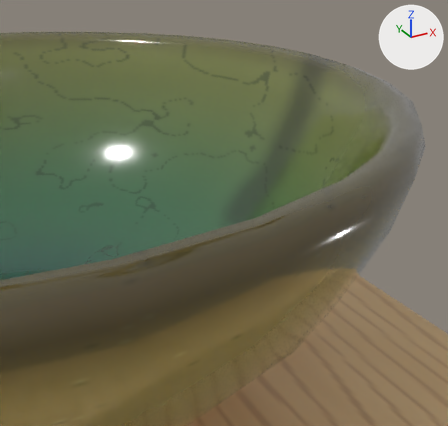
A saved change to the Blender file blender/washstand.blend.
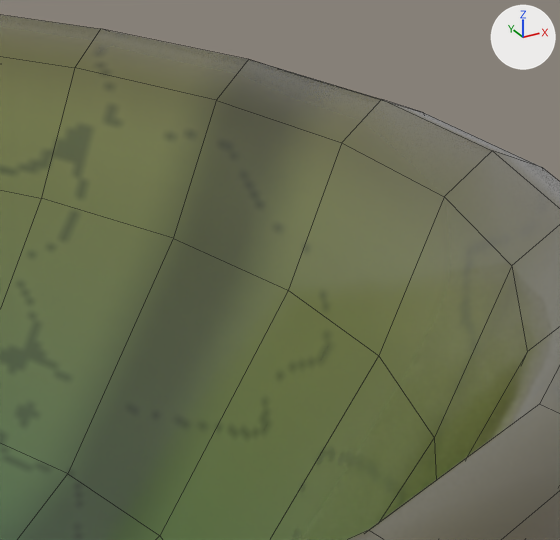
Each version is shown from a 50 mm lens placed at (-0.2405, -0.2583, 0.9504), pointed at (-0.1, -0.003, 0.8227), then close up on the part from 55% to 88% of the width and 9% to 43% of the height. Every picture has the same lights, and +X, +Y and +Z are marked at upper right. The older version's two pictures come first. The close-ups show mesh edges as thin lines.

The first close-up shows 'WashBowl'.
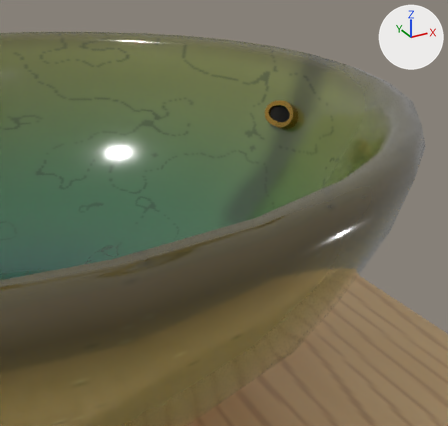
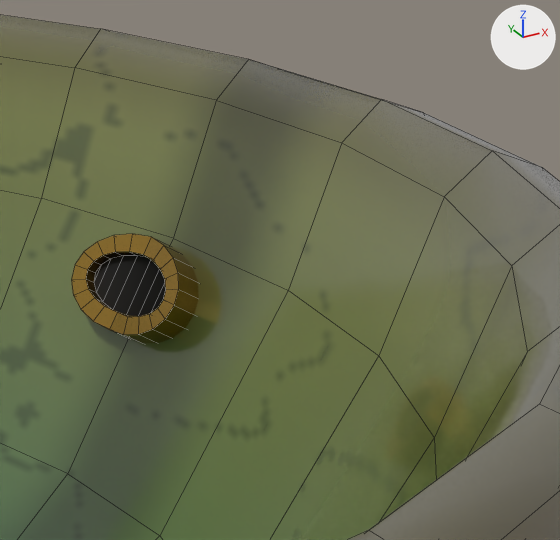
Diff of the bpy script that builds the scene:
```diff
--- a/blender/washstand.blend.py
+++ b/blender/washstand.blend.py
@@ mat_washoverflowhole @@
+mat_washoverflowhole = principled_material('WashOverflowHole')
+mat_washoverflowhole.base_color = (0.00402, 0.00304, 0.00243)  # black #0d0a08
+mat_washoverflowhole.roughness = 0.9
@@ me_washoverflowhole @@
+me_washoverflowhole.from_pydata(...)  # 20 vertices, 10 faces; spans x -0.0665..-0.0625, y -0.0093..0.0093, z 0.8652..0.8726
+me_washoverflowhole.materials.append(mat_washoverflowhole)  # black #0d0a08
@@ me_washoverflowring @@
+me_washoverflowring.from_pydata(...)  # 80 vertices, 60 faces; spans x -0.0691..-0.0586, y -0.0125..0.0125, z 0.8615..0.8756
+me_washoverflowring.materials.append(mat_washbrass)  # orange #c9a04a
@@ ob_washoverflowhole @@
+ob_washoverflowhole = bpy.data.objects.new('WashOverflowHole', me_washoverflowhole)
+ob_washoverflowhole.parent = ob_wcwashstand
+ob_washoverflowhole.location = (0.0, 0.0, 0.0)
@@ ob_washoverflowring @@
+ob_washoverflowring = bpy.data.objects.new('WashOverflowRing', me_washoverflowring)
+ob_washoverflowring.parent = ob_wcwashstand
+ob_washoverflowring.location = (0.0, 0.0, 0.0)
```

Pixel boxes (x1, y1, x2, y2) of what changed, in the close-ups (560 x 540 px):
'WashOverflowRing', added (orange)
    after: (71, 234, 199, 343)
'WashOverflowHole', added (black)
    after: (94, 256, 166, 317)
